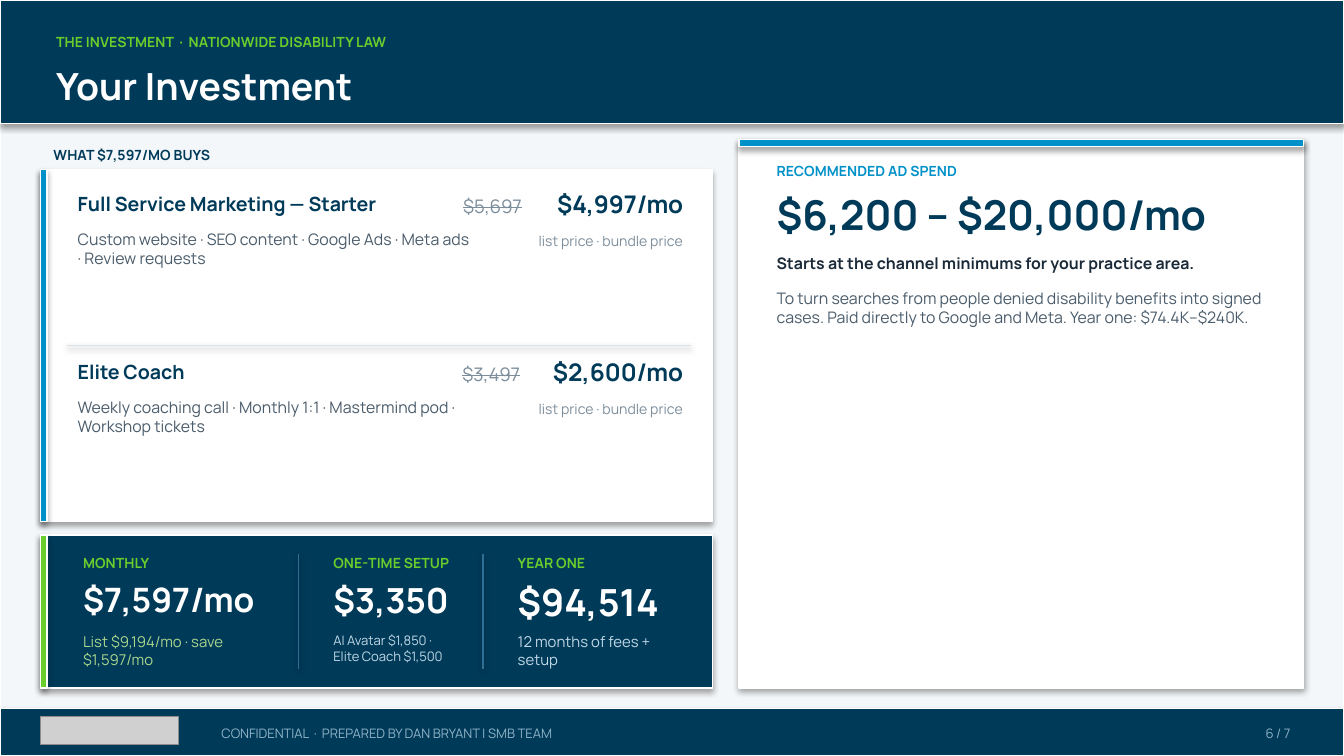
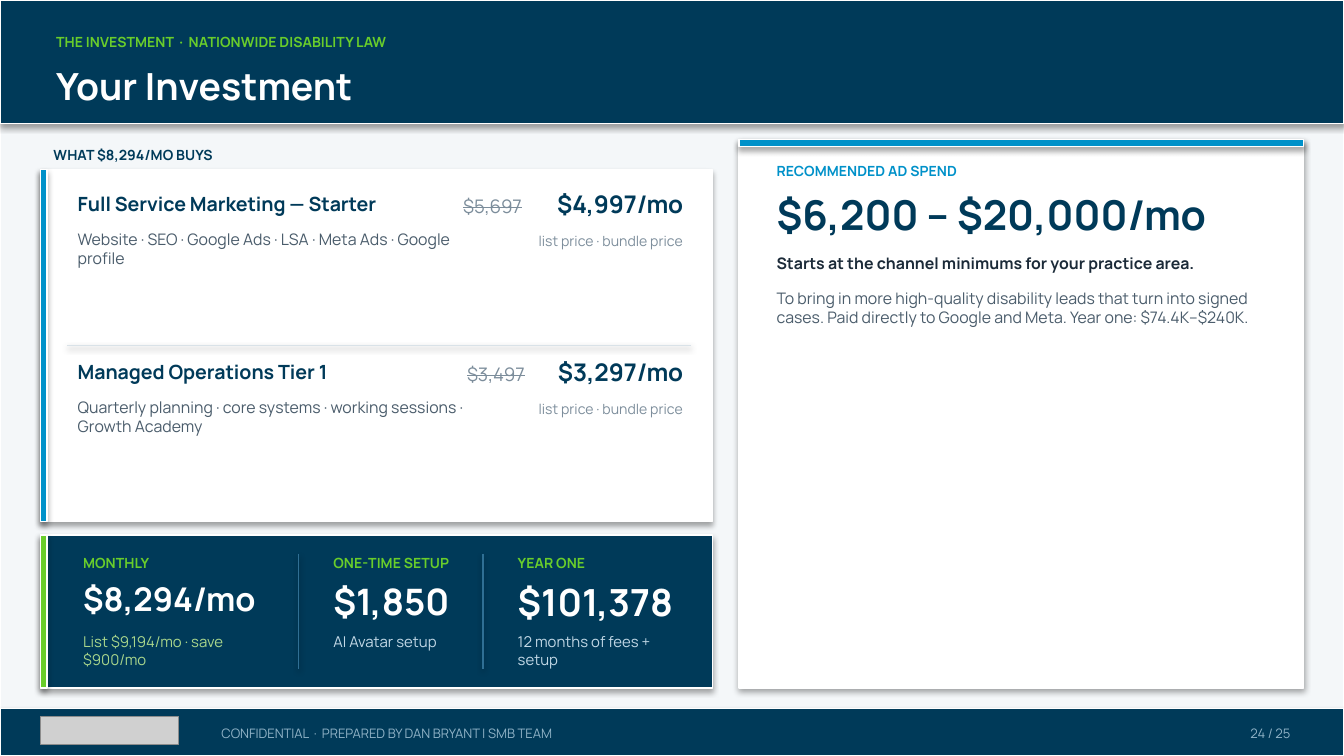
Before and after one commit to SMB-Team-Technology/workwith-smbteam, a slide deck: slide 24 of nationwide-disability-law/Nationwide Disability Law_November 20, 2026_Proposal.pptx (slide 6 before the commit). Drawn at 1344x756 pixels with LibreOffice and Linux fonts; fonts in the diff are those of the drawing; grey boxes stand for pictures. Boxes give left, top, right and bottom in pixels: in the first picture for what was removed or moved away, otherwise in the second. Text is boxed around its words. In the diff, an @@ line names an element or a change of style, - is before the commit and + after.

```diff
--- a/nationwide-disability-law/Nationwide Disability Law_November 20, 2026_Proposal.pptx
+++ b/nationwide-disability-law/Nationwide Disability Law_November 20, 2026_Proposal.pptx
@@ text at [53,148,213,162]: text changed @@
-WHAT $7,597/MO BUYS
+WHAT $8,294/MO BUYS
@@ text at [78,233,450,268]: text changed @@
-Custom website · SEO content · Google Ads · Meta ads · Review requests
+Website · SEO · Google Ads · LSA · Meta Ads · Google profile
@@ text at [777,292,1249,327]: text changed @@
-To turn searches from people denied disability benefits into signed cases. Paid directly to Google and Meta. Year one: $74.4K–$240K.
+To bring in more high-quality disability leads that turn into signed cases. Paid directly to Google and Meta. Year one: $74.4K–$240K.
@@ text "$3,497": place and size @@
-text "$3,497" at [462,366,520,383]
+text "$3,497" at [467,365,525,383]
@@ text at [78,364,328,384]: text changed @@
-Elite Coach
+Managed Operations Tier 1
@@ text at [558,361,683,384]: text changed @@
-$2,600/mo
+$3,297/mo
@@ text at [78,401,456,436]: text changed @@
-Weekly coaching call · Monthly 1:1 · Mastermind pod · Workshop tickets
+Quarterly planning · core systems · working sessions · Growth Academy
@@ text at [83,584,255,616]: text changed; size 18 to 17.5 pt @@
-$7,597/mo
+$8,294/mo
@@ text at [333,585,449,620]: text changed; size 18.5 to 19.5 pt @@
-$3,350
+$1,850
@@ text at [518,585,673,621]: text changed @@
-$94,514
+$101,378
@@ text at [83,635,223,667]: text changed @@
-List $9,194/mo · save $1,597/mo
+List $9,194/mo · save $900/mo
@@ text at [333,636,436,651]: text changed; size 7 to 8 pt @@
-AI Avatar $1,850 · Elite Coach $1,500
+AI Avatar setup
@@ text at [1250,728,1290,738]: text changed @@
-6 / 7
+24 / 25
```
Also in this commit, not shown: 5 other slides changed, 18 slides added, 1 other file.
